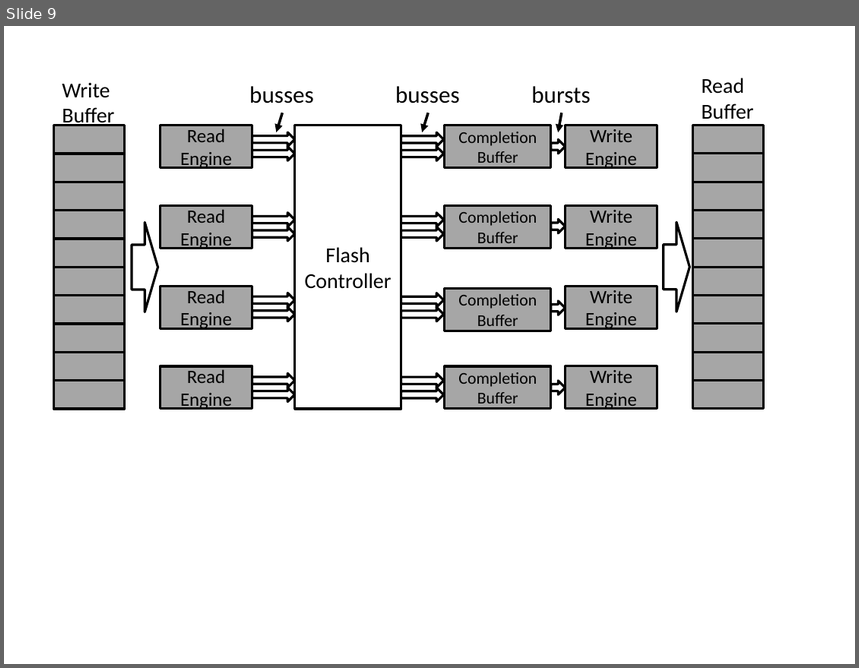
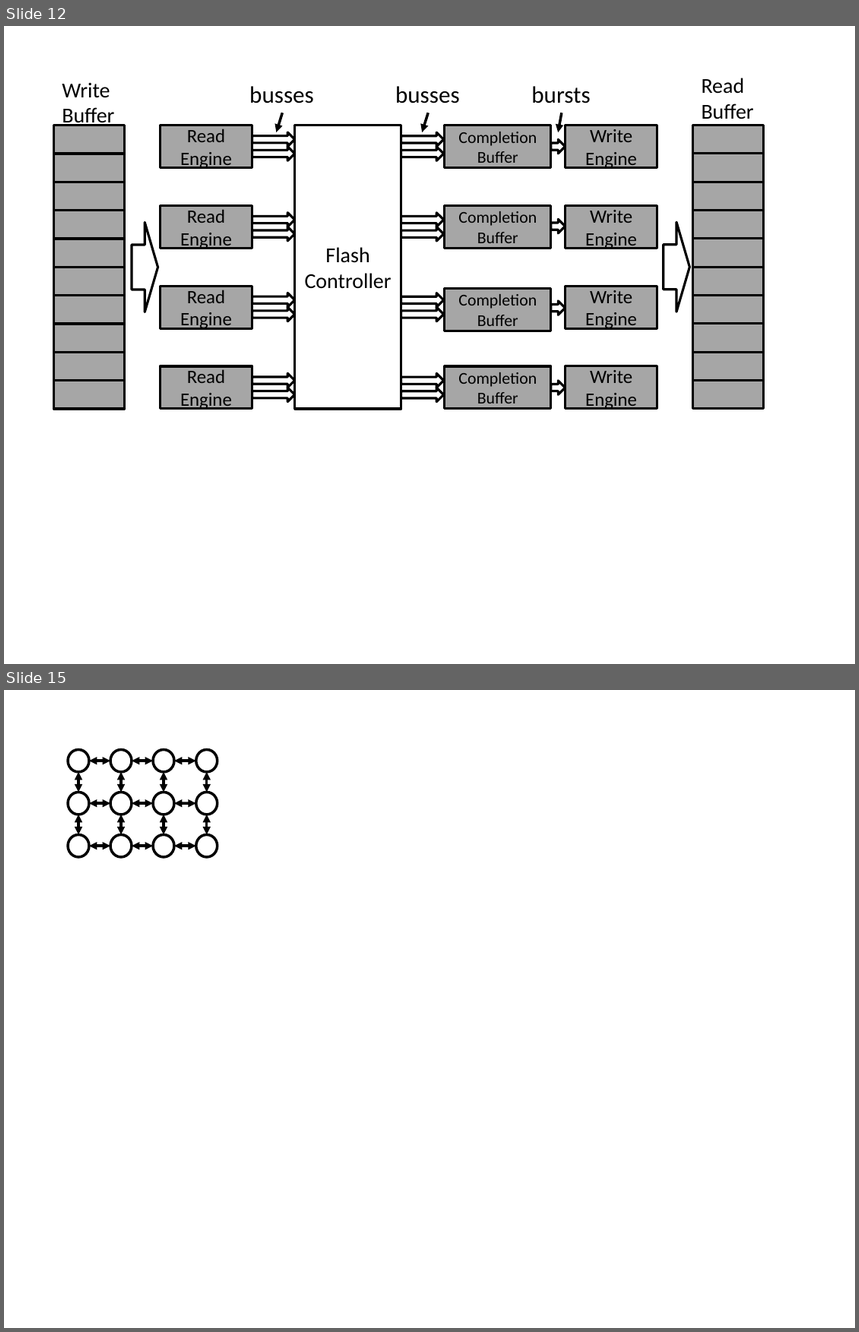
Before and after one commit to sangwoojun/bluedbm_connectald, a slide deck: papers/isca2015/figures/figures.pptx. Shown one above the other, each under a label of ours: slide 9 before the commit, slides 12 and 15 after it; the slides between them are not shown. The pictures are 859x668 and 859x1332 pixels, drawn with LibreOffice and Linux fonts; fonts in the diff are those of the drawing. Boxes give left, top, right and bottom in pixels: in the first picture for what was removed or moved away, otherwise in the second. Text is boxed around its words. In the diff, an @@ line names an element or a change of style, - is before the commit and + after.

```diff
--- a/papers/isca2015/figures/figures.pptx
+++ b/papers/isca2015/figures/figures.pptx
@@ slide 15 added at bbox=[4, 690, 855, 1328], background #FFFFFF @@
@@ ellipse added at bbox=[68, 749, 89, 772], fill #FFFFFF, outline #000000 2.25 pt @@
@@ ellipse added at bbox=[110, 749, 132, 772], fill #FFFFFF, outline #000000 2.25 pt @@
@@ ellipse added at bbox=[153, 749, 174, 772], fill #FFFFFF, outline #000000 2.25 pt @@
@@ ellipse added at bbox=[196, 749, 218, 772], fill #FFFFFF, outline #000000 2.25 pt @@
@@ double arrow added from (79, 792) to (79, 772), #000000 2.25 pt @@
@@ double arrow added from (89, 761) to (110, 761), #000000 2.25 pt @@
@@ double arrow added from (122, 792) to (122, 772), #000000 2.25 pt @@
@@ double arrow added from (132, 761) to (153, 761), #000000 2.25 pt @@
@@ double arrow added from (164, 792) to (164, 772), #000000 2.25 pt @@
@@ double arrow added from (174, 761) to (196, 761), #000000 2.25 pt @@
@@ double arrow added from (207, 792) to (207, 772), #000000 2.25 pt @@
@@ ellipse added at bbox=[68, 792, 89, 815], fill #FFFFFF, outline #000000 2.25 pt @@
@@ double arrow added from (89, 803) to (110, 803), #000000 2.25 pt @@
@@ ellipse added at bbox=[110, 792, 132, 815], fill #FFFFFF, outline #000000 2.25 pt @@
@@ double arrow added from (132, 803) to (153, 803), #000000 2.25 pt @@
@@ ellipse added at bbox=[153, 792, 174, 815], fill #FFFFFF, outline #000000 2.25 pt @@
@@ double arrow added from (174, 803) to (196, 803), #000000 2.25 pt @@
@@ ellipse added at bbox=[196, 792, 218, 815], fill #FFFFFF, outline #000000 2.25 pt @@
@@ double arrow added from (79, 834) to (79, 815), #000000 2.25 pt @@
@@ double arrow added from (122, 834) to (122, 815), #000000 2.25 pt @@
@@ double arrow added from (164, 834) to (164, 815), #000000 2.25 pt @@
@@ double arrow added from (207, 834) to (207, 815), #000000 2.25 pt @@
@@ ellipse added at bbox=[68, 834, 89, 857], fill #FFFFFF, outline #000000 2.25 pt @@
@@ double arrow added from (89, 846) to (110, 846), #000000 2.25 pt @@
@@ ellipse added at bbox=[110, 834, 132, 857], fill #FFFFFF, outline #000000 2.25 pt @@
@@ double arrow added from (132, 846) to (153, 846), #000000 2.25 pt @@
@@ ellipse added at bbox=[153, 834, 174, 857], fill #FFFFFF, outline #000000 2.25 pt @@
@@ double arrow added from (174, 846) to (196, 846), #000000 2.25 pt @@
@@ ellipse added at bbox=[196, 834, 218, 857], fill #FFFFFF, outline #000000 2.25 pt @@
@@ what was slide 9 is now slide 12 @@
```
Also in this commit, not shown: 3 slides changed, 7 other slides added, 22 other files.
